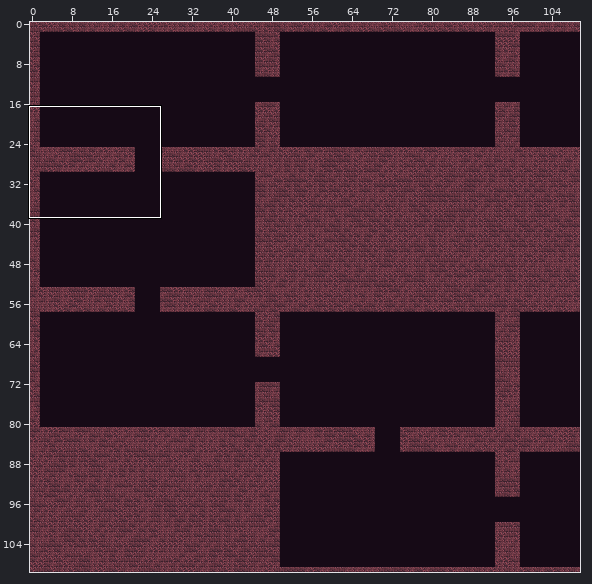
One commit to this Tiled map: android/assets/maps/CavernMap1.tmx. Above, an overview of the earlier version with the close-up marked.
Close-up. The starting point:
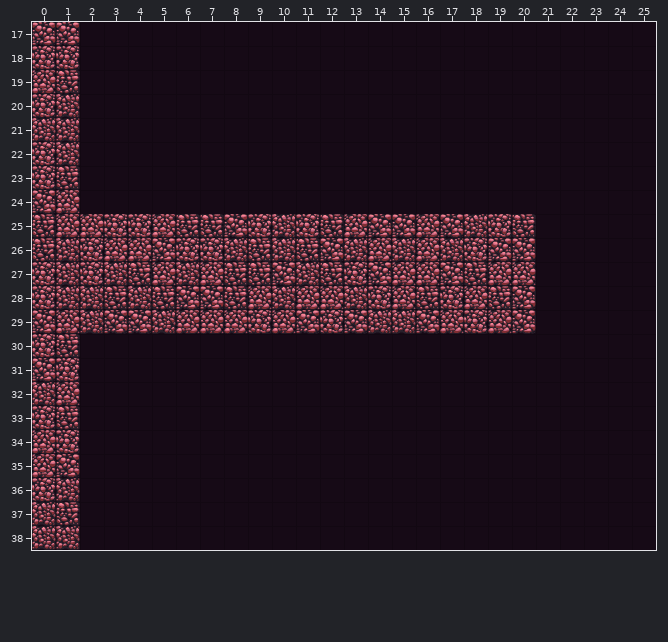
Cells are 64x64 px. Shown: x 0..25, y 17..38. The commit also changed other parts of the map, which this record leaves out.
The result:
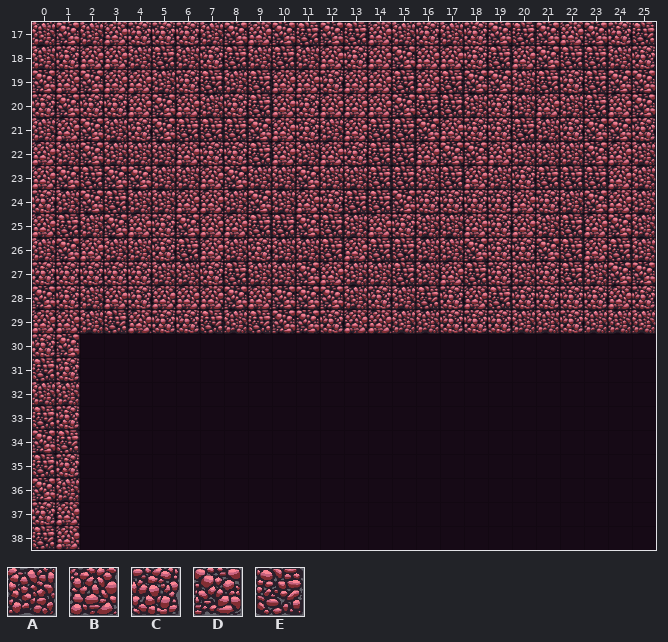
Key: from "tileMapGutter": A 5, B 6, C 7, D 8, E 9.
_ is an empty cell.
What changed:
Layer "terrain":
y 17: x 0 D -> A; x 2..25 ________________________ -> ABCCCADBDEDEBACACDEDBDCE
y 18: x 0 C -> A; x 2..25 ________________________ -> BBAEACEAEABCBDBBCEBDEEAC
y 19: x 0..25 BE________________________ -> DBDBBACEAEBBCBBEBEDDAECEDD
y 20: x 1..25 A________________________ -> DCCBDBACEBCBBBDEEACABAEBD
y 21: x 1..25 A________________________ -> BDACDEEEDBCABEEDBCCEACDDC
y 22: x 0 C -> B; x 2..25 ________________________ -> DAAABCCEBABCEEBDDBAAADBA
y 23: x 0..25 CE________________________ -> BDEDDAABDAADAAEEAEBACEEEBA
y 24: x 0..25 DB________________________ -> CADEAABBADABCEEDCCCCBCADBA
y 25: x 0..11 EBBCCBEEDCAC -> BEADBCDBBEED; x 13..18 BDDBDA -> ABCAAB; x 20..25 E_____ -> BAEBDA
y 26: x 0..7 EACBBDCC -> ADBAACEB; x 9 E -> C; x 11..16 EDABAB -> AEBEEA; x 18..25 CDD_____ -> DCCDEBEA
y 27: x 1 A -> C; x 3..5 AEB -> CCA; x 7 B -> C; x 9..17 EDAECDBBD -> AADBAAEAB; x 19..25 BB_____ -> CACEADD
y 28: x 0..1 CA -> DC; x 3..8 EAEDDE -> BCBBBD; x 10..12 ABB -> DDD; x 15 B -> A; x 20..25 D_____ -> CCCCBC
y 29: x 0 D -> B; x 3..10 DDABBBCB -> EBCCEAED; x 13..14 DA -> BB; x 16..17 DB -> AC; x 19..25 BD_____ -> CAACAAA
y 30: x 1 E -> D
y 31: x 0 D -> E
y 32: x 1 B -> A
y 33: x 0..1 CE -> EC
y 34: x 0..1 BC -> DE
y 35: x 0..1 BD -> EC
y 36: x 0 C -> D
y 37: x 0..1 AE -> CB
y 38: x 0..1 AA -> EB
Pixel boxes of the changes (left, top, right, bottom) in both close-ups:
changed: (32, 22, 656, 550)
